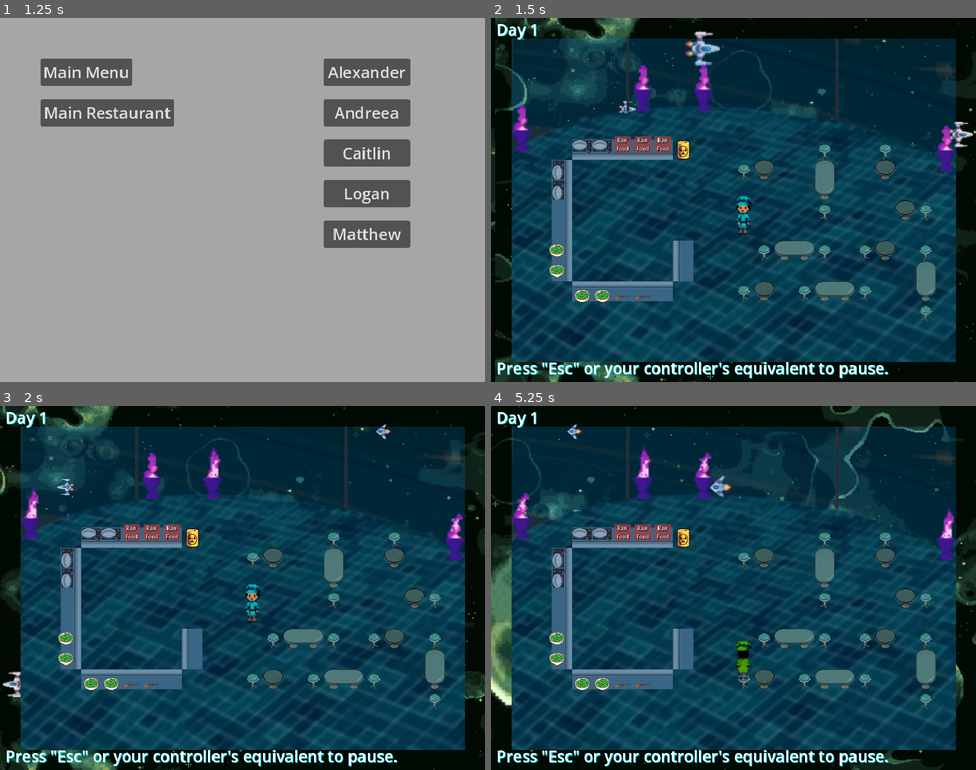
Above: before the commit, frames 1-4 (two rows, left to right).
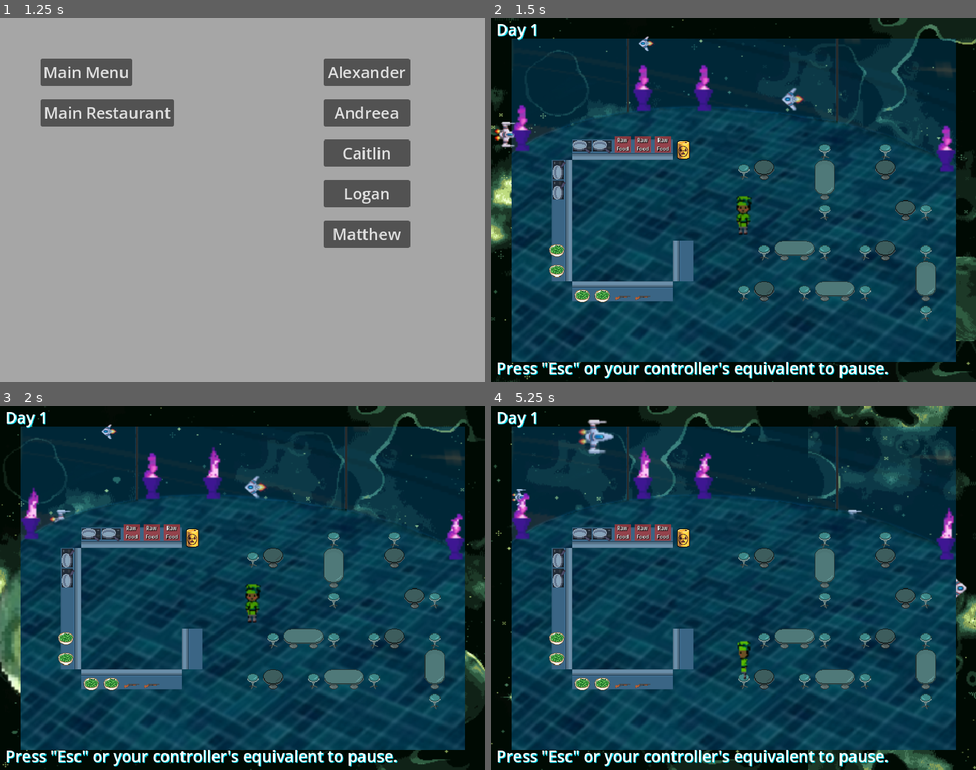
Above: after the commit, the same moments.

Repository: Alexander-Worley/Outer-Plates
Game: Godot game, scene res://Scenes/MainMenu/mainMenu.tscn
Two runs of this game, one before a commit and one after it. Both use one fixed random seed, a clock stepped at 60 frames per second and the inputs below.
Inputs (mouse positions are in pixels of both pictures, inside the frame that each line leads up to):
- Up to frame 1 (1.25 s): click (242, 261) at 0.5 s
- Up to frame 2 (1.5 s): click "Main Restaurant" at 1.25 s
- Up to frame 3 (2 s): no input
- Up to frame 4 (5.25 s): hold Right (face_right) 2.03-2.78 s; hold Q (interact) 2.03-2.78 s; hold S (down) 2.78-3.53 s; tap Q (interact) at 2.85, 3.8, 4.35 s; hold Right (face_right) 3.53-4.28 s; hold E (pickup) 3.53-4.28 s; hold Up (face_up) 4.28-5.03 s; hold Left (face_left) from 5.03 s (still down); hold Q (interact) from 5.03 s (still down)

Frame 1 is identical in both runs. In frame 2, 7.7% of the frame differs, in the area x 0-100%, y 0-100%; in frame 3, 7.0%; in frame 4, 8.1%.

Commit message:
Added 8-direction Player walking animations
Closes #72

Diff:
--- a/DevScenes/Alexander/Alexander.tscn
+++ b/DevScenes/Alexander/Alexander.tscn
@@ -20,7 +20,7 @@
 [node name="Environment" type="Node2D" parent="."]
 
 [node name="Background" parent="Environment" instance=ExtResource("1_1fft2")]
-scroll_offset = Vector2(-2.11153e+06, 0)
+scroll_offset = Vector2(-2.26516e+06, 0)
 Planet = "Green Planet"
 
 [node name="Alexander" type="Label" parent="Environment/Background"]
--- a/Scenes/Restaurant/Player/player.gd
+++ b/Scenes/Restaurant/Player/player.gd
@@ -6,18 +6,27 @@
 var surfacesInRange: Array[Area2D] = []
 var ammoDepotsInRange: Array[Area2D] = []
 var holdableInHand: Area2D = null
+# All of the player sprites divided up by player number.
+# If the player is moving up, the first array is selected.
+# If the player is moving down, the second array is selected.
+	# For the two arrays above: the horizontal movement decides index.
+	# If the player is not moving horizontally, the first index is selected.
+	# If the player is moving horizontally, the second index is selected.
+# If the player is only moving horizontally, the third value is selected.
+# This is less than ideal, I know, but I'm forgoing redoing this due to time crunch.
 var sprites = {
-	1: ["P1_Back", "P1_Forward"],
-	2: ["P2_Back", "P2_Forward"],
-	3: ["P3_Back", "P3_Forward"],
-	4: ["P4_Back", "P4_Forward"]
+	1: [["P1_Back", "P1_B_Diagonal"], ["P1_Front", "P1_F_Diagonal"], "P1_Side"],
+	2: [["P2_Back", "P2_B_Diagonal"], ["P2_Front", "P2_F_Diagonal"], "P2_Side"],
+	3: [["P3_Back", "P3_B_Diagonal"], ["P3_Front", "P3_F_Diagonal"], "P3_Side"],
+	4: [["P4_Back", "P4_B_Diagonal"], ["P4_Front", "P4_F_Diagonal"], "P4_Side"],
 }
 @export_range (1, 4) var playerNum: int = 1
 @onready var interactRange: Area2D = $interactRange
+@onready var playerSprite: AnimatedSprite2D = $AnimatedSprite2D
 
 func _ready():
-	# TODO: The line below is temporary until proper animations are added
-	get_node("AnimatedSprite2D").play(sprites[playerNum][1])
+	# Set front sprite as starting sprite
+	playerSprite.animation = sprites[playerNum][1][0]
 
 # Picks up a holdable
 func pickup_holdable(holdable: Area2D):
@@ -63,13 +72,18 @@
 	vertical *= DISTANCE
 	interactRange.position = Vector2(horizontal, vertical)
 
+# Animates the player
 func animate_player(horizontal: float, vertical: float):
 	if horizontal:
 		# Flip Player sprite if facing opposite direction of the spirte's default direction
-		get_node("AnimatedSprite2D").flip_h = true if horizontal == 1 else false
+		playerSprite.flip_h = true if horizontal == 1 else false
+		if !vertical:
+			# If moving sideways, set Side Sprite
+			playerSprite.play(sprites[playerNum][2])
 	if vertical:
-		var direction = (vertical + 1) / 2
-		get_node("AnimatedSprite2D").play(sprites[playerNum][direction])
+		var verticalDirection = (vertical + 1) / 2 # 0 if up, 1 if down
+		var horizontalDirection = abs(horizontal) # 0 if only vertical, 1 if horizontal
+		playerSprite.play(sprites[playerNum][verticalDirection][horizontalDirection])
 
 func tilt_weapon(horizontal: float, vertical: float):
 	if !isHolding: return
@@ -138,7 +152,7 @@
 	else:
 		velocity.y = move_toward(velocity.y, 0, SPEED)
 		# if no movement at all
-		if !horizontalMovement: get_node("AnimatedSprite2D").stop()
+		if !horizontalMovement: playerSprite.stop()
 
 	move_and_slide()
 
--- a/Scenes/Restaurant/Player/player.tscn
+++ b/Scenes/Restaurant/Player/player.tscn
@@ -411,7 +411,7 @@
 position = Vector2(0, -16)
 scale = Vector2(2, 2)
 sprite_frames = SubResource("SpriteFrames_msfce")
-animation = &"P4_Front"
+animation = &"P1_Front"
 
 [connection signal="area_entered" from="interactRange" to="." method="_on_interact_range_area_entered"]
 [connection signal="area_exited" from="interactRange" to="." method="_on_interact_range_area_exited"]
--- a/Scenes/Restaurant/restaurant.tscn
+++ b/Scenes/Restaurant/restaurant.tscn
@@ -20,7 +20,7 @@
 [node name="Environment" type="Node2D" parent="."]
 
 [node name="Background" parent="Environment" instance=ExtResource("1_t7iru")]
-scroll_offset = Vector2(-1.05521e+06, 0)
+scroll_offset = Vector2(-1.0555e+06, 0)
 Planet = "Green Planet"
 
 [node name="Day 1" type="Label" parent="Environment/Background"]
